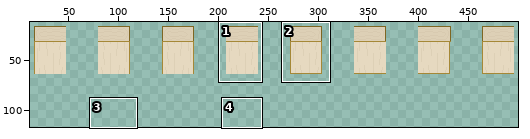
Pixel-art file, stored at assets/sprites/environment/inside-tiles.aseprite. The picture above shows the old version from afar; the outline marks the close-up.
Close-up. Before the commit:
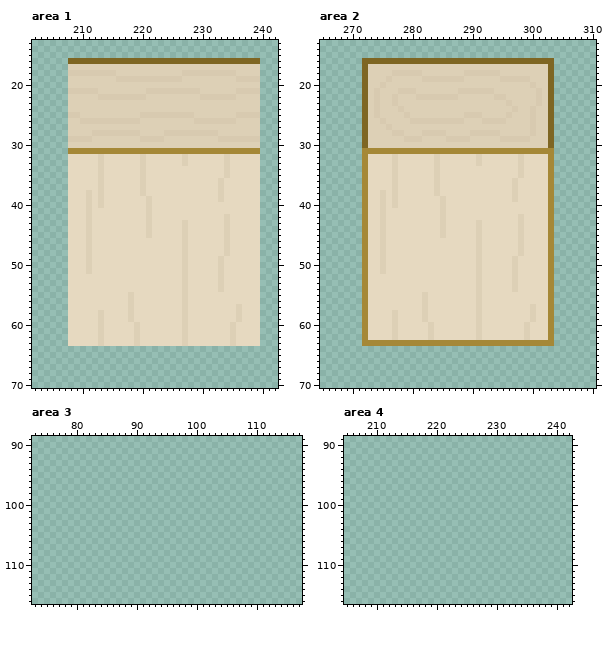
640x640 pixels, 1 frame. Shown: area 1: x 202..242, y 13..70; area 2: x 265..310, y 13..70; area 3: x 73..117, y 89..116; area 4: x 205..242, y 89..116. The wide view leaves out empty margins. The commit also changed other parts of the picture, which this record leaves out.
After the commit:
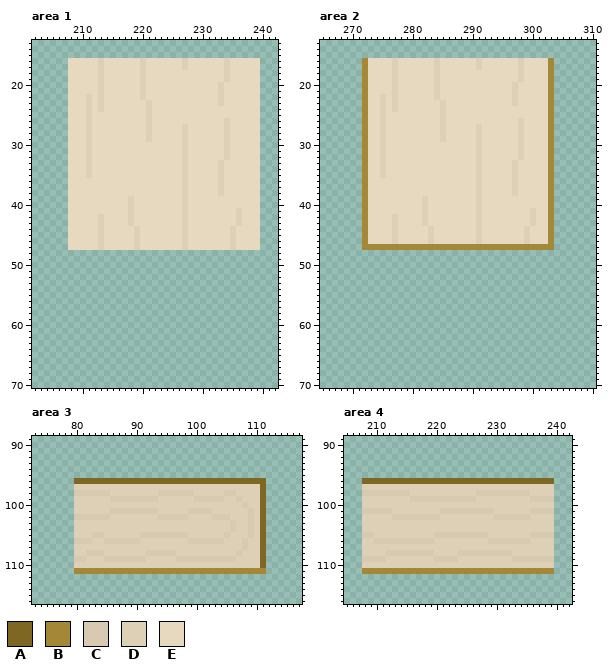
Palette (. is transparent): A #7e6623  B #a58837  C #d8cab0  D #ddd0b6  E #e6d9c0
Change:
Changed rows in their new state; - is an unchanged pixel.
Area 1:
first column x 208:
16 EEEEEDEEEEEEDEEEEEEDEEEEEEDEEEEE
17 EEEEE-EEEEEE-EEEEEE-EEEEEE-EEEEE
18 EEEEEDEEEEEE-EEEEEEEEEEEEEDEEEEE
19 EEEEE-EEEEEEDEEEEEEEEEEEEE-EEEEE
20 EEEEE-EEEEEE-EEEEEEEEEEEE-EEEEEE
21 EEEEE-EEEEEE-EEEEEEEEEEEE-EEEEEE
22 EEE-EDEEEEEEDEEEEEEEEEEEEDEEEEEE
23 EEE-E-EEEEEEE-EEEEEEEEEEE-EEEEEE
24 EEE-E-EEEEEEE-EEEEEEEEEEEEEEEEEE
25 EEE-EEEEEEEEEDEEEEEEEEEEEEEEEEEE
26 EEEDEEEEEEEEE-EEEEEEEEEEEEDEEEEE
27 EEE-EEEEEEEEE-EEEEE-EEEEEE-EEEEE
28 EEE-EEEEEEEEE-EEEEEDEEEEEE-EEEEE
29 EEEDEEEEEEEEEDEEEEE-EEEEEEDEEEEE
30 EEE-EEEEEEEEEEEEEEE-EEEEEE-EEEEE
31 EEEDEEEEEEEEEEEEEEEDEEEEEEDEEEEE
32 ---D-E------E-------------------
33 ---D-E------E------------DE-----
34 ---D-E------E------D-----DE-----
35 ---D-E------E------D-----DE-----
36 -----E------E------D------------
37 -----E------E------D------------
38 ---E-E------E------D------------
39 ---E-E----D--E-----D-----E------
40 ---E-E----D--E-----D------------
41 ---E------D--E-----D--------D---
42 ---E-D----D--E-----D------E-D---
43 ---E-D----D--E------------E-D---
44 ---E-D-----D-E------------ED----
45 ---E-D-----D-E------------ED----
46 ---E-D-----D--------------ED----
47 ---E-D-----D--------------ED----
48 ................................
49 ................................
50 ................................
51 ................................
52 ................................
53 ................................
54 ................................
55 ................................
56 ................................
57 ................................
58 ................................
59 ................................
60 ................................
61 ................................
62 ................................
63 ................................
Area 2:
first column x 272:
16 BEEEEDEEEEEEDEEEEEEDEEEEEEDEEEEB
17 BEEEE-EEEEEE-EEEEEE-EEEEEE-EEEEB
18 BEEEEDEEEEEE-EEEEEEEEEEEEE-EEEEB
19 BEEEE-EEEEEEDEEEEEEEEEEEEEDEEEEB
20 BEEEE-EEEEEE-EEEEEEEEEEEE-EEEEEB
21 BEEEE-EEEEEE-EEEEEEEEEEEE-EEEEEB
22 BEE-EDEEEEEEDEEEEEEEEEEEE-EEEEEB
23 BEE-EDEEEEEEE-EEEEEEEEEEE-EEEEEB
24 BEE-E-EEEEEEE-EEEEEEEEEEEEEEEEEB
25 BEE-EEEEEEEEE-EEEEEEEEEEEEEEEEEB
26 BEEDEEEEEEEEEDEEEEEEEEEEEE-EEEEB
27 BEE-EEEEEEEEE-EEEEE-EEEEEE-EEEEB
28 BEE-EEEEEEEEEDEEEEEDEEEEEE-EEEEB
29 BEE-EEEEEEEEE-EEEEE-EEEEEEDEEEEB
30 BEE-EEEEEEEEEEEEEEE-EEEEEE-EEEEB
31 -EEDEEEEEEEEEEEEEEEDEEEEEEDEEEE-
32 ---D-E------E-------------------
33 ---D-E------E------------DE-----
34 ---D-E------E------D-----DE-----
35 ---D-E------E------D-----DE-----
36 -----E------E------D------------
37 -----E------E------D------------
38 ---E-E------E------D------------
39 ---E-E----D--E-----D-----E------
40 ---E-E----D--E-----D------------
41 ---E------D--E-----D--------D---
42 ---E-D----D--E-----D------E-D---
43 ---E-D----D--E------------E-D---
44 ---E-D-----D-E------------ED----
45 ---E-D-----D-E------------ED----
46 ---E-D-----D--------------ED----
47 -BBBBBBBBBBBBBBBBBBBBBBBBBBBBBB-
48 ................................
49 ................................
50 ................................
51 ................................
52 ................................
53 ................................
54 ................................
55 ................................
56 ................................
57 ................................
58 ................................
59 ................................
60 ................................
61 ................................
62 ................................
63 ................................
Area 3:
first column x 80:
 96 AAAAAAAAAAAAAAAAAAAAAAAAAAAAAAAA
 97 DDDDDDDDDDDDDDDDDDDDDDDDDDDDDDDA
 98 CCCCCCDDDDDDDDCCCCCCDDDDDCCDDDDA
 99 DDDDDDCCCCCCCCDDDDDDCCCCCDDCDDDA
100 DDDDDDDDDDDDDDDDDDDDDDDDDDDDCDDA
101 DDDDDDCCCCCCCCDDDDDCCCCDDDDDDCDA
102 CCCCCCDDDDDDDDCCCCCDDDDCCCDDDCDA
103 DDDDDDDDDDDDDDDDDDDDDDDDDDCDDCDA
104 DDDDDDDDDDDDDDDDDDDDDDDDDDCDDCDA
105 DDDCCDDDDDDCCCCCCCCDDDDDDCDDDCDA
106 CCCDDCCCCCCDDDDDDDDCCCCCCDDDCDDA
107 DDDDDDDDDDDDDDDDDDDDDDDDDDDDCDDA
108 DDCCCDDDDDDDCCCCCDDDDDDDDDDCDDDA
109 CCDDDCCCCCCCDDDDDCCCCCCCCCCDDDDA
110 DDDDDDDDDDDDDDDDDDDDDDDDDDDDDDDA
111 BBBBBBBBBBBBBBBBBBBBBBBBBBBBBBBB
Area 4:
first column x 208:
 96 AAAAAAAAAAAAAAAAAAAAAAAAAAAAAAAA
 97 DDDDDDDDDDDDDDDDDDDDDDDDDDDDDDDD
 98 CCCCCCCCDDDDDDDDDDDCCCCCCCCCDDDD
 99 DDDDDDDDCCCCCCCCCCCDDDDDDDDDCCCC
100 DDDDDDDDDDDDDDDDDDDDDDDDDDDDDDDD
101 CCCCCDDDDDDDDCCCCCCCCCDDDDDDCCCC
102 DDDDDCCCCCCCCDDDDDDDDDCCCCCCDDDD
103 DDDDDDDDDDDDDDDDDDDDDDDDDDDDDDDD
104 DDDDDDDDDDDDDDDDDDDDDDDDDDDDDDDD
105 CCDDDDDDDDDDCCCCCCCCCDDDDDDDCCCC
106 DDCCCCCCCCCCDDDDDDDDDCCCCCCCDDDD
107 DDDDDDDDDDDDDDDDDDDDDDDDDDDDDDDD
108 DDDDCCCCCCCCDDDDCCCCCCCCCDDDDDDD
109 CCCCDDDDDDDDCCCCDDDDDDDDDCCCCCCC
110 DDDDDDDDDDDDDDDDDDDDDDDDDDDDDDDD
111 BBBBBBBBBBBBBBBBBBBBBBBBBBBBBBBB
